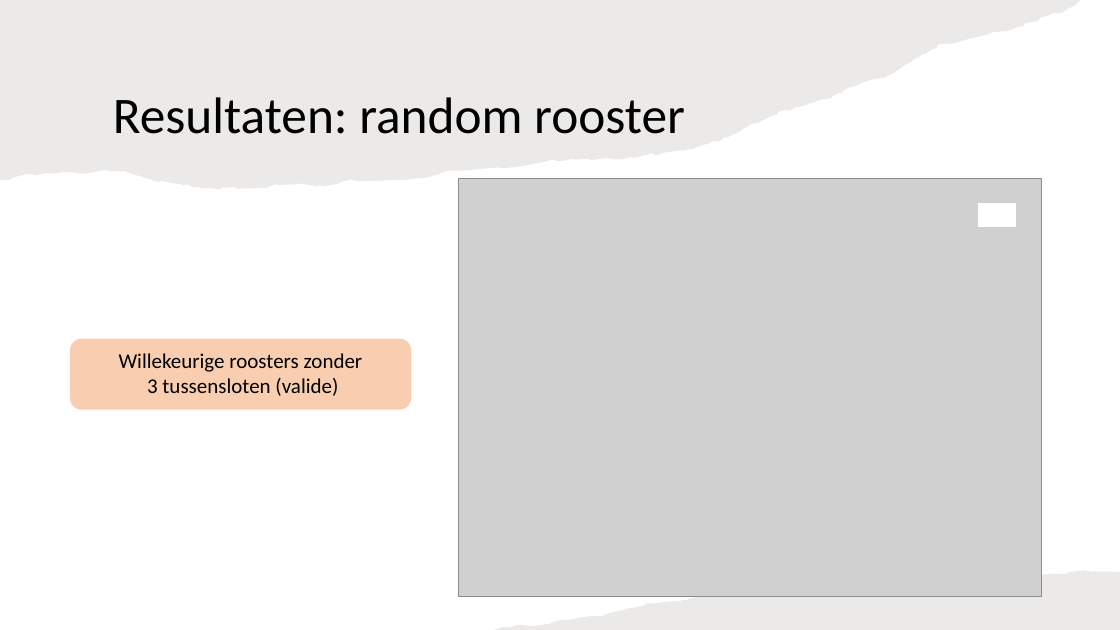
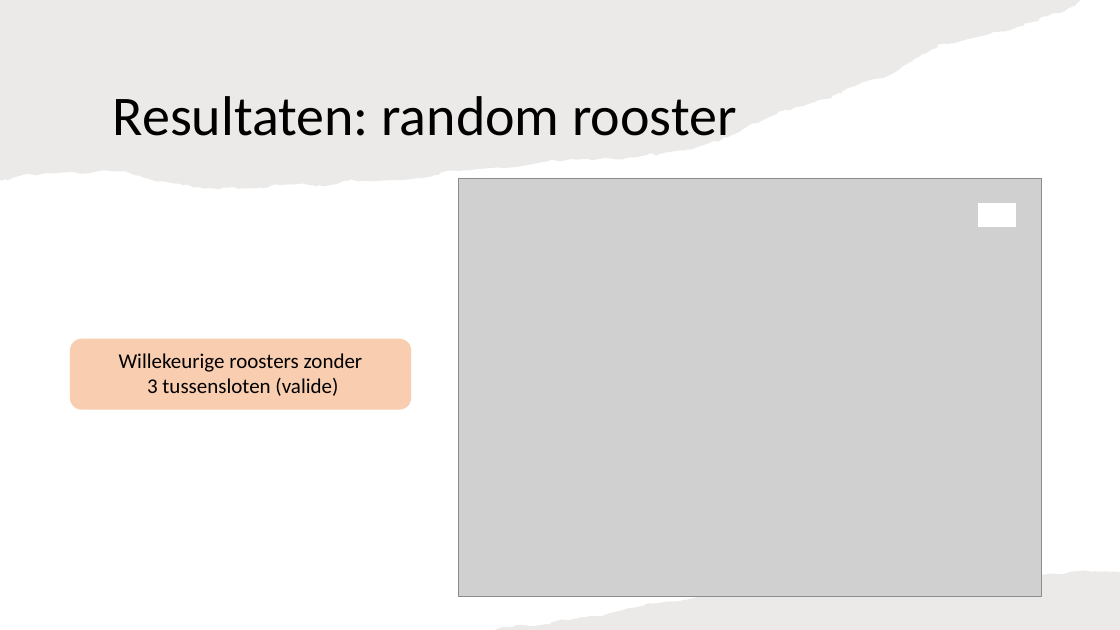
Before and after one commit to NinaAlblasMinorAI/RoosterRulers, a slide deck: slide 14 of doc/Presentatie.pptx. Drawn at 1120x630 pixels with LibreOffice and Linux fonts; fonts in the diff are those of the drawing; grey boxes stand for pictures. Boxes give left, top, right and bottom in pixels: in the first picture for what was removed or moved away, otherwise in the second. Text is boxed around its words. In the diff, an @@ line names an element or a change of style, - is before the commit and + after.

```diff
--- a/doc/Presentatie.pptx
+++ b/doc/Presentatie.pptx
@@ title "Resultaten: random rooster" at [113, 96, 736, 136]: size 44 to 48 pt @@
```
Also in this commit, not shown: 14 other slides changed.
